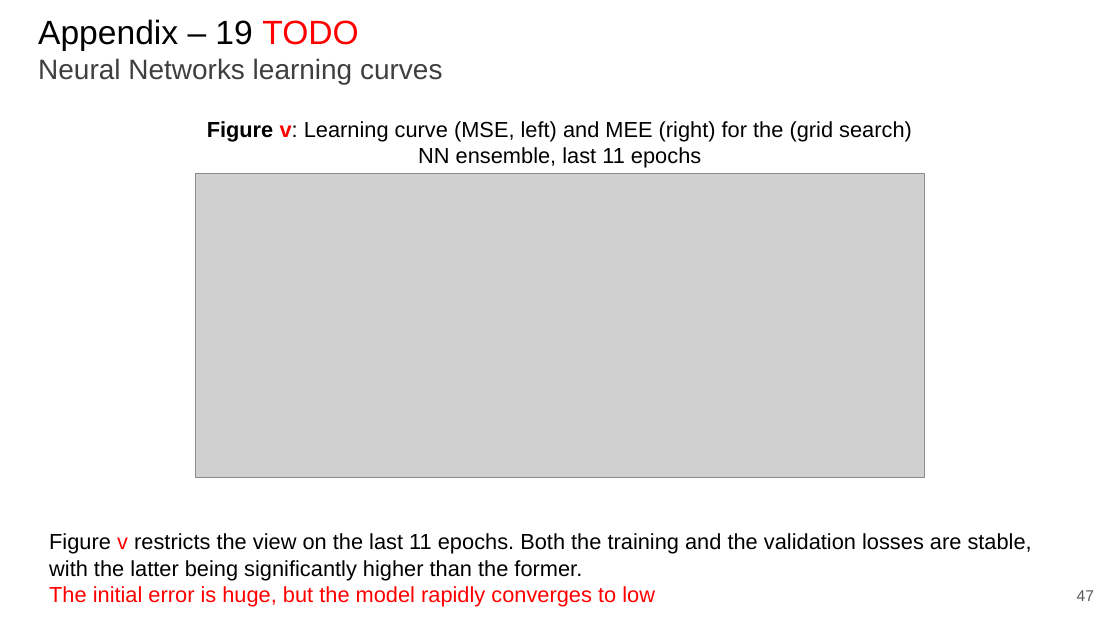
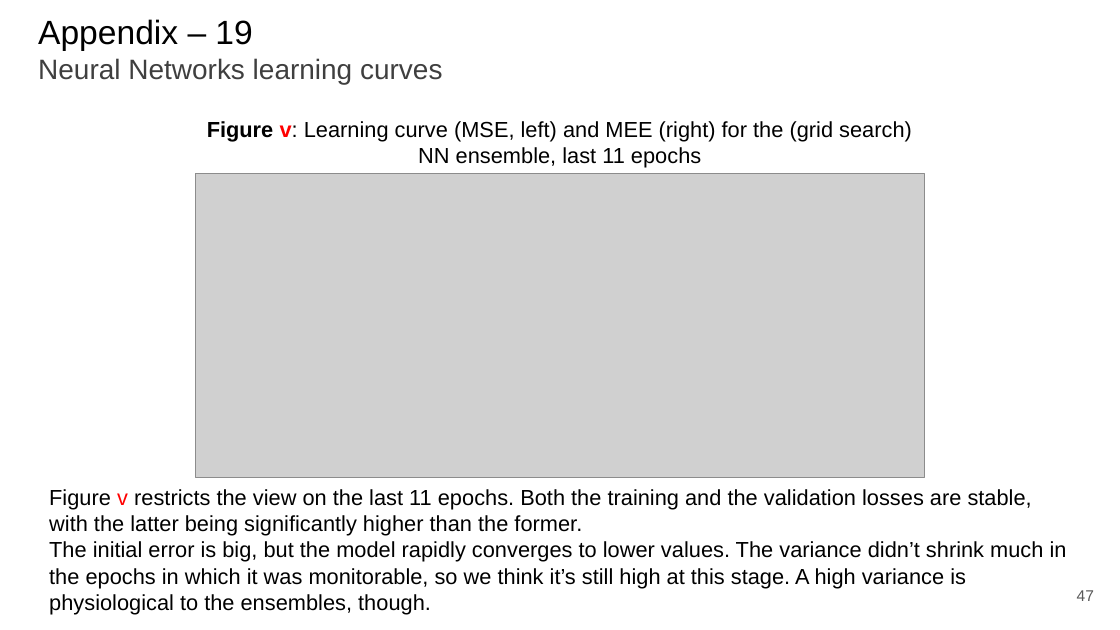
Before and after one commit to paolo-junior-mollica/machine-learning-project, a slide deck: slide 47 of relazione/Canduci_Marino_Mollica.pptx. Drawn at 1120x630 pixels with LibreOffice and Linux fonts; fonts in the diff are those of the drawing; grey boxes stand for pictures. Boxes give left, top, right and bottom in pixels: in the first picture for what was removed or moved away, otherwise in the second. Text is boxed around its words. In the diff, an @@ line names an element or a change of style, - is before the commit and + after.

```diff
--- a/relazione/Canduci_Marino_Mollica.pptx
+++ b/relazione/Canduci_Marino_Mollica.pptx
@@ title at [38,19,442,84]: text changed @@
-Appendix – 19 TODO
-Neural Networks learning curves
+Appendix – 19
+Neural Networks learning curves
@@ text "Figure v restricts the view ...": place and size @@
-text "Figure v restricts the view ..." at [49,533,1032,606]
+text "Figure v restricts the view ..." at [49,489,1067,615]
@@ text at [49,541,1067,615]: text changed; text colour #FF0000 to #000000 @@
-The initial error is huge, but the model rapidly converges to low
+The initial error is big, but the model rapidly converges to lower values. The variance didn’t shrink much in the epochs in which it was monitorable, so we think it’s still high at this stage. A high variance is physiological to the ensembles, though.
```
Also in this commit, not shown: 6 other slides changed.
